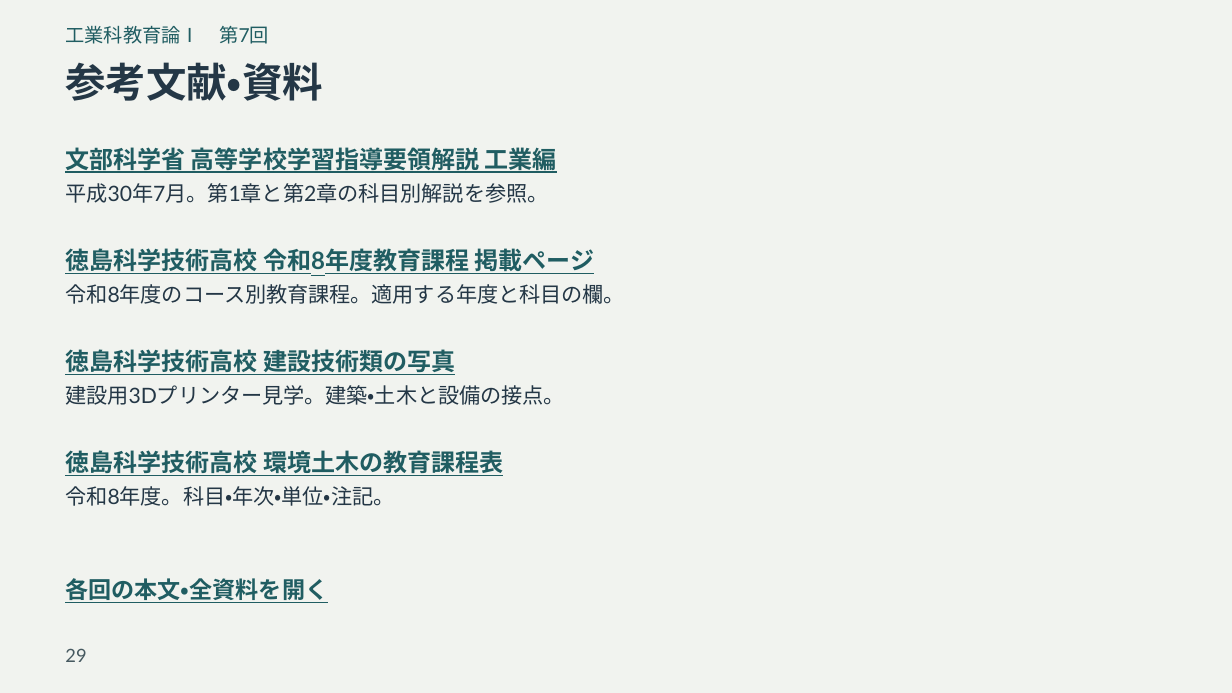
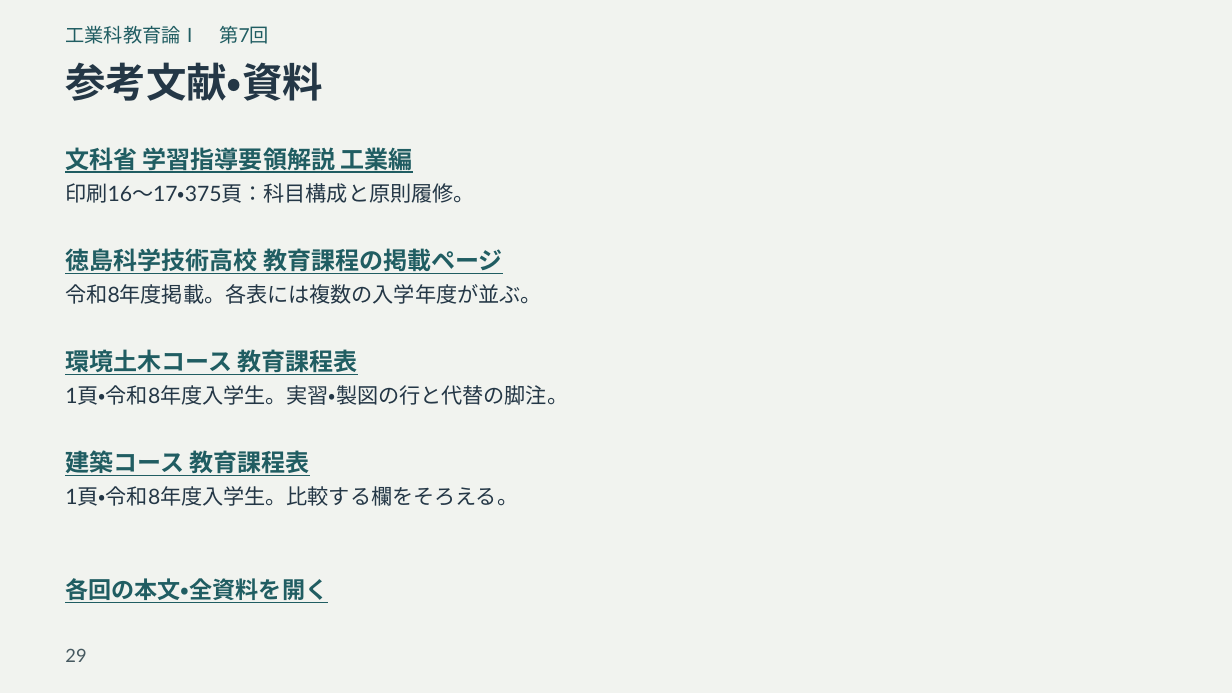
Before and after one commit to zooc-14calbp/industrial-education-i, a slide deck: slide 29 of reorganized/20261105/expanded/slides.pptx. Drawn at 1232x693 pixels with LibreOffice and Linux fonts; fonts in the diff are those of the drawing. Boxes give left, top, right and bottom in pixels: in the first picture for what was removed or moved away, otherwise in the second. Text is boxed around its words. In the diff, an @@ line names an element or a change of style, - is before the commit and + after.

```diff
--- a/reorganized/20261105/expanded/slides.pptx
+++ b/reorganized/20261105/expanded/slides.pptx
@@ text at <box>65,144,413,175</box>: text changed @@
-文部科学省 高等学校学習指導要領解説 工業編
+文科省 学習指導要領解説 工業編
@@ text at <box>65,183,474,203</box>: text changed @@
-平成30年7月。第1章と第2章の科目別解説を参照。
+印刷16～17・375頁：科目構成と原則履修。
@@ text at <box>65,248,503,274</box>: text changed @@
-徳島科学技術高校 令和8年度教育課程 掲載ページ
+徳島科学技術高校 教育課程の掲載ページ
@@ text at <box>65,284,541,304</box>: text changed @@
-令和8年度のコース別教育課程。適用する年度と科目の欄。
+令和8年度掲載。各表には複数の入学年度が並ぶ。
@@ text at <box>65,346,358,377</box>: text changed @@
-徳島科学技術高校 建設技術類の写真
+環境土木コース 教育課程表
@@ text at <box>65,385,568,405</box>: text changed @@
-建設用3Dプリンター見学。建築・土木と設備の接点。
+1頁・令和8年度入学生。実習・製図の行と代替の脚注。
@@ text at <box>65,447,310,478</box>: text changed @@
-徳島科学技術高校 環境土木の教育課程表
+建築コース 教育課程表
@@ text at <box>65,486,518,506</box>: text changed @@
-令和8年度。科目・年次・単位・注記。
+1頁・令和8年度入学生。比較する欄をそろえる。
```
Also in this commit, not shown: 3 other slides changed, 12 other files.
